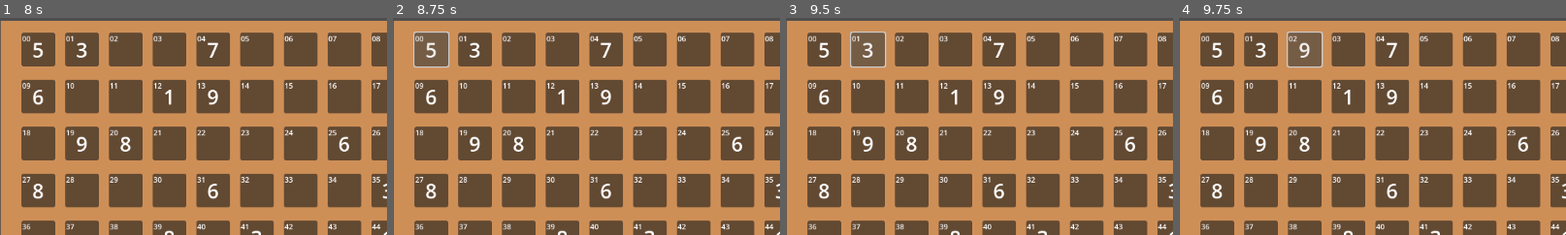
Above: before the commit, frames 1-4 (left to right).
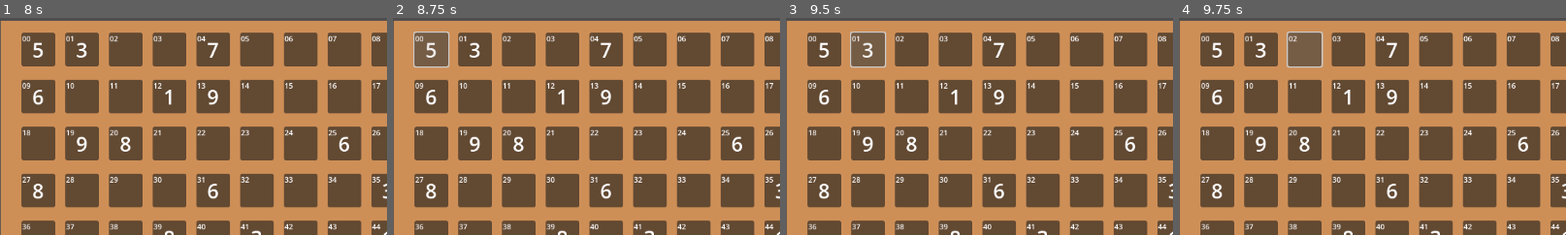
Above: after the commit, the same moments.

Repository: BorkerBrother/Sudoku
Game: Godot game, scene res://main.tscn
Same seed, same stepped clock (60 frames per second), same inputs: the game is played once before the commit and once after it.
Inputs:
- Up to frame 1 (8 s): click "PLAY" at 0.5 s; click "1" at 1.25 s; click "2" at 2 s; click "3" at 2.75 s; click "4" at 3.5 s; click "5" at 4.25 s; click "6" at 5 s; click "7" at 5.75 s; click "8" at 6.5 s; click "9" at 7.25 s
- Up to frame 2 (8.75 s): click "5" at 8 s
- Up to frame 3 (9.5 s): click "3" at 8.75 s
- Up to frame 4 (9.75 s): click "02" at 9.5 s
The pictures show only the part of the screen within x 0-50%, y 0-50%; the shares and areas given below are measured in that part.

Frames 1-3 are identical in both runs. In frame 4, 0.1% of the frame differs, in the area x 31-34%, y 11-19%.

Commit message:
Check Quadrant

Diff:
--- a/Button_Sudoku.gd
+++ b/Button_Sudoku.gd
@@ -97,6 +97,14 @@
 			return false
 
 	#Check Quadrant
+	var start_row = 3 * (line / 3)
+	var start_col = 3 * (row / 3)
 
+	# Check the 3x3 quadrant
+	for i in range(start_row, start_row + 3):
+		for j in range(start_col, start_col + 3):
+			if Global.sudoku_key[i][j] == str(key):
+				print("Already set in Quadrant")
+				return false
 
 	return true
